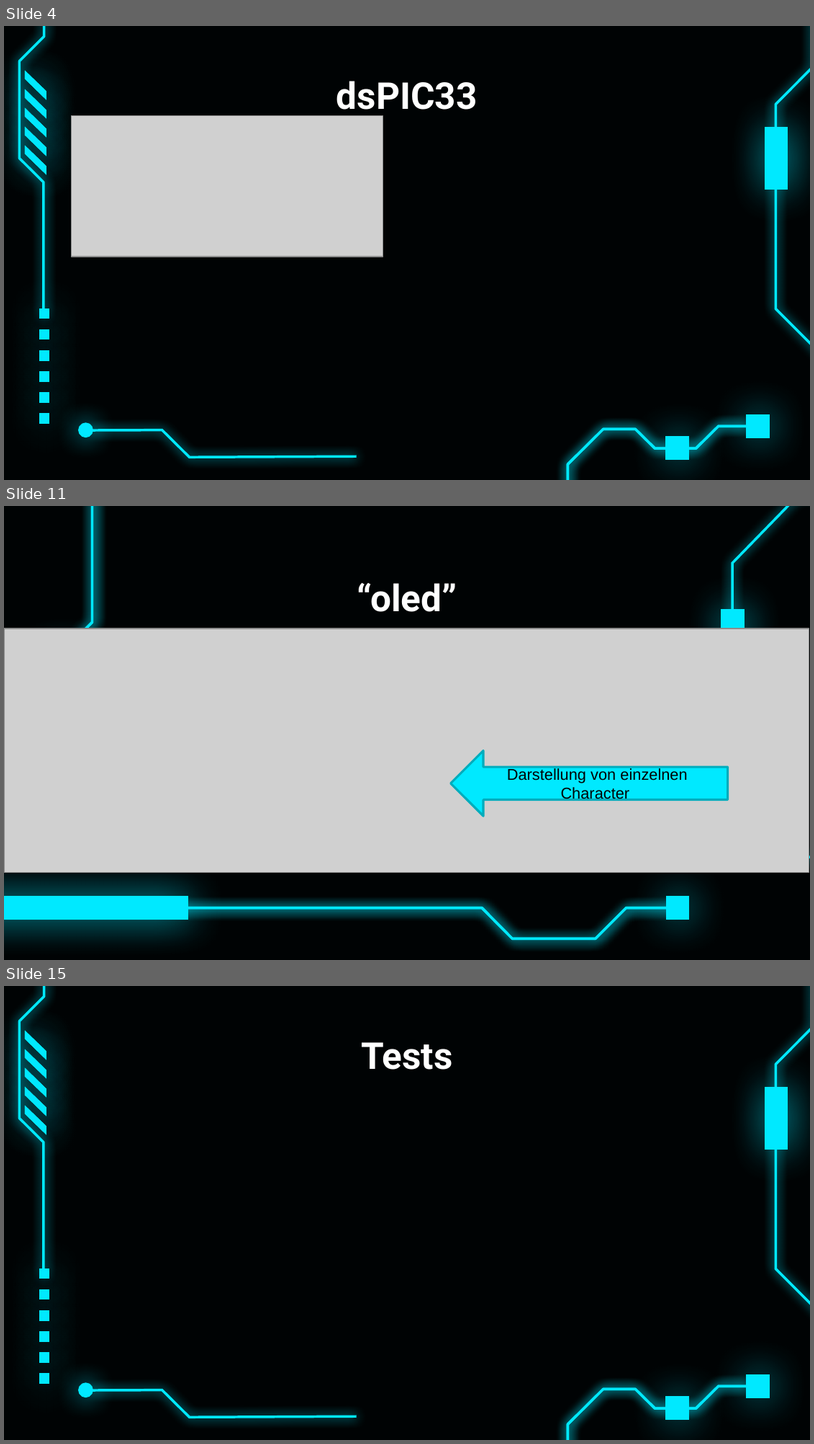
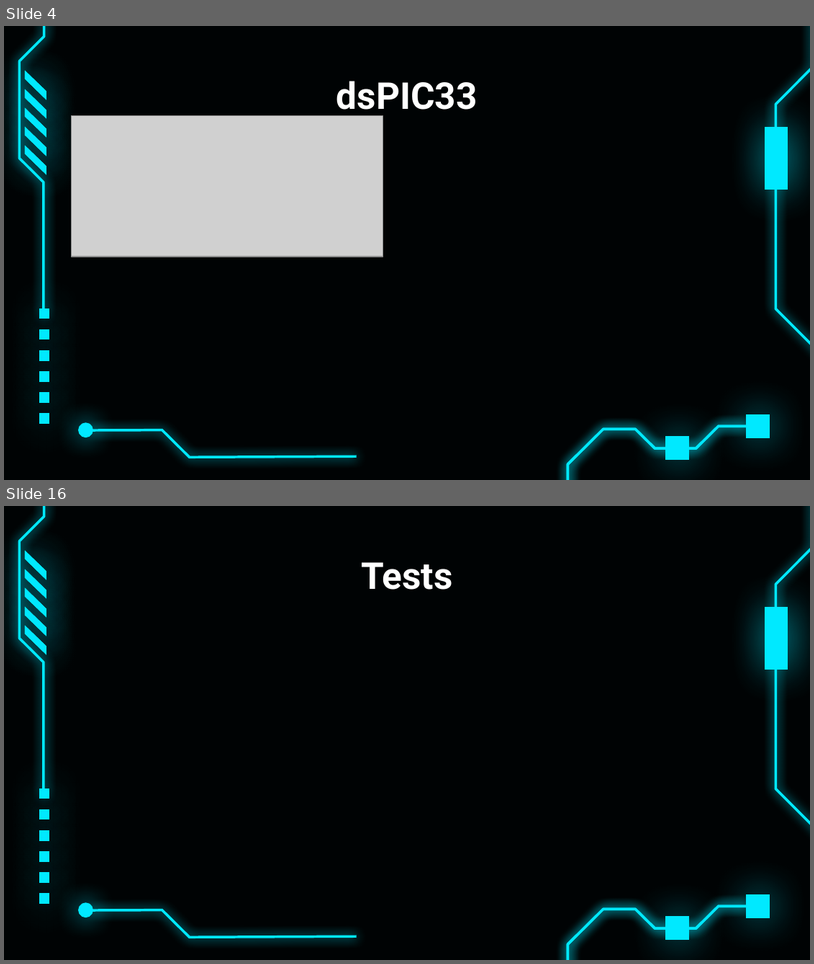
Before and after one commit to bayerju/mikro_loabor, a slide deck: MIC.pptx. Shown one above the other, each under a label of ours: slides 4, 11 and 15 before the commit, slides 4 and 16 after it; the slides between them are not shown. The pictures are 814x1444 and 814x964 pixels, drawn with LibreOffice and Linux fonts; fonts in the diff are those of the drawing; grey boxes stand for pictures. Boxes give left, top, right and bottom in pixels: in the first picture for what was removed or moved away, otherwise in the second. Text is boxed around its words. In the diff, an @@ line names an element or a change of style, - is before the commit and + after.

```diff
--- a/MIC.pptx
+++ b/MIC.pptx
@@ slide 11 removed at bbox=[4, 506, 810, 960], background #000304 @@
@@ title removed at bbox=[358, 582, 458, 612] @@
-“oled”
@@ picture removed at bbox=[4, 628, 809, 873] @@
@@ group removed at bbox=[4, 506, 104, 960]: 4 freeform shapes @@
@@ right arrow removed at bbox=[450, 750, 728, 816] @@
-Darstellung von einzelnen Character
@@ group removed at bbox=[721, 506, 810, 857]: 4 freeform shapes @@
@@ group removed at bbox=[4, 896, 810, 960]: 4 freeform shapes @@
@@ what was slide 15 is now slide 16 @@
```
Also in this commit, not shown: 9 slides changed, 6 slides added, 4 other slides removed, 4 other files.
